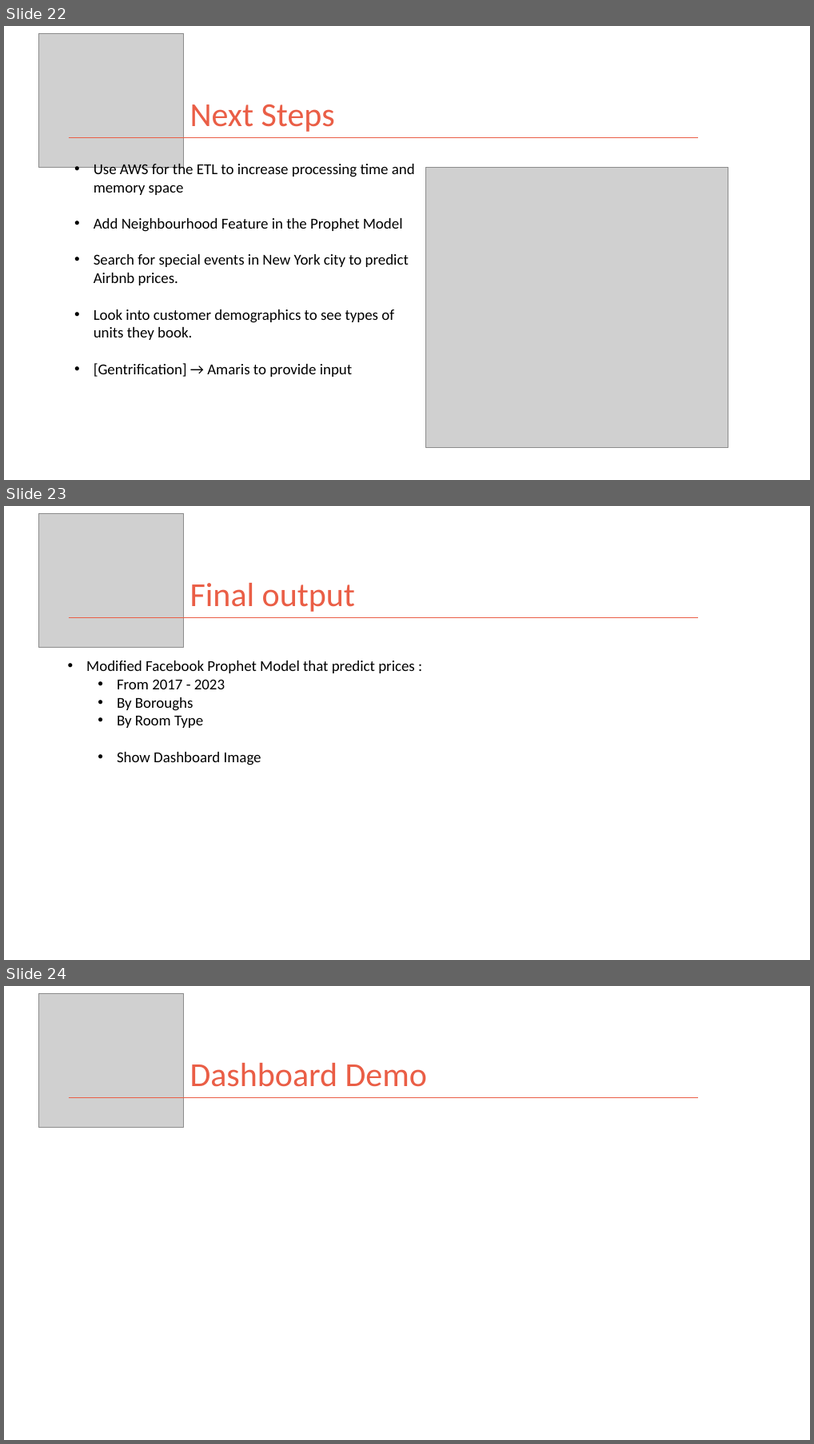
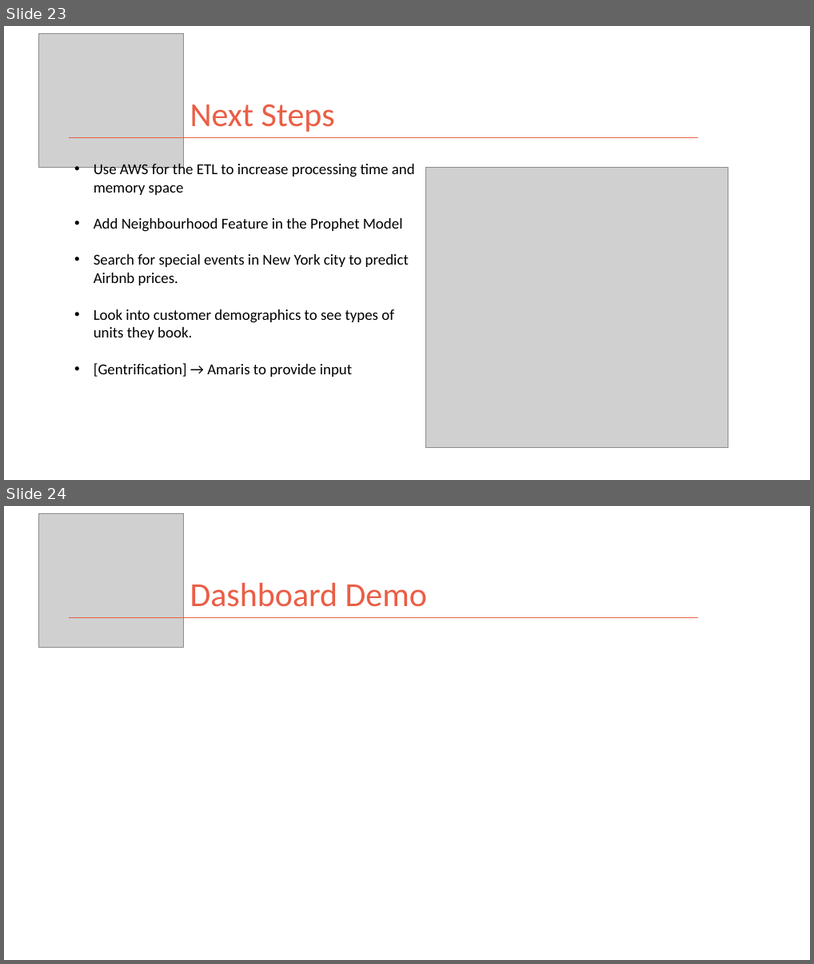
Before and after one commit to kman4/AirbnbPredictions, a slide deck: Airbnb Price Predictions (Model).pptx. Shown one above the other, each under a label of ours: slides 22, 23 and 24 before the commit, slides 23 and 24 after it. The pictures are 814x1444 and 814x964 pixels, drawn with LibreOffice and Linux fonts; fonts in the diff are those of the drawing; grey boxes stand for pictures. Boxes give left, top, right and bottom in pixels: in the first picture for what was removed or moved away, otherwise in the second. Text is boxed around its words. In the diff, an @@ line names an element or a change of style, - is before the commit and + after.

```diff
--- a/Airbnb Price Predictions (Model).pptx
+++ b/Airbnb Price Predictions (Model).pptx
@@ slide 23 removed at (x1=4, y1=506, x2=810, y2=960), background #FFFFFF @@
@@ picture removed at (x1=39, y1=513, x2=184, y2=647) @@
@@ title removed at (x1=190, y1=583, x2=355, y2=612) @@
-Final output
@@ line removed from (69, 617) to (698, 617) @@
@@ text removed at (x1=86, y1=660, x2=415, y2=765) @@
-• Modified Facebook Prophet Model that predict prices :
-  • From 2017 - 2023
-  • By Boroughs
-  • By Room Type
-  • Show Dashboard Image
@@ what was slide 22 is now slide 23 @@
```
Also in this commit, not shown: 1 slide changed, 1 slide added.
